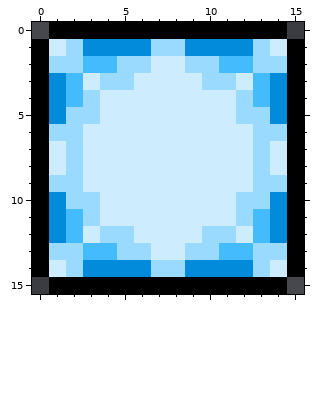
Pixel-art sprite: Resources/Textures/Buffs/EnduranceCloud3.png. Above, as it was before the edit.
The file is 32x32 pixels, drawn in blocks of 2x2; one block is one cell here.
The same view after the edit:
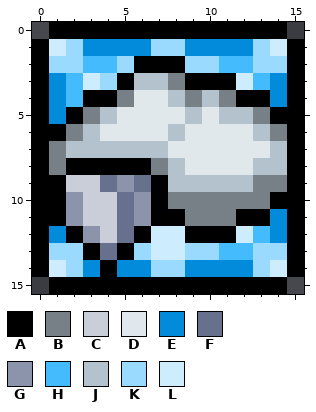
Palette (. is transparent): A #000000  B #778087  C #caced8  D #e1e8eb  E #028bda  F #67718e  G #8c94ab  H #44bbfd  J #b3c2cd  K #9adafe  L #cdedfe
The exact change:
@@ x 0..15 @@
  1 ALKEEEEKKEEEEKLA
- 2 AKKHHKKLLKKHHKKA
- 3 AEHLKKLLLLKKLHEA
- 4 AEHKLLLLLLLLKHEA
- 5 AEKKLLLLLLLLKKEA
- 6 AKKLLLLLLLLLLKKA
- 7 ALKLLLLLLLLLLKLA
- 8 ALKLLLLLLLLLLKLA
- 9 AKKLLLLLLLLLLKKA
-10 AEKKLLLLLLLLKKEA
-11 AEHKLLLLLLLLKHEA
-12 AEHLKKLLLLKKLHEA
-13 AKKHHKKLLKKHHKKA
-14 ALKEEEEKKEEEEKLA
+ 2 AKKHHKAAAKKHHKKA
+ 3 AEHLKAJJBAAALHEA
+ 4 AEHAABDDJBJBAAEA
+ 5 AEABJDDDDJDJJBAA
+ 6 AABJDDDDJDDDDJBA
+ 7 ABJJJJJJDDDDDDJA
+ 8 ABAAAAABJDDDDJJA
+ 9 AACCFGFAJJJJJBBA
+10 AAGCCFGABBBBBBAA
+11 AAGCCFGAABBBAAEA
+12 AEAGCFALLAAALHEA
+13 AKKAFAKLLKKHHKKA
+14 ALKEAEEKKEEEEKLA
 15 .AAAAAAAAAAAAAA.
Boxes around the changes in both pictures, in picture pixels (x1, y1, x2, y2):
changed: (49, 56, 287, 277)
